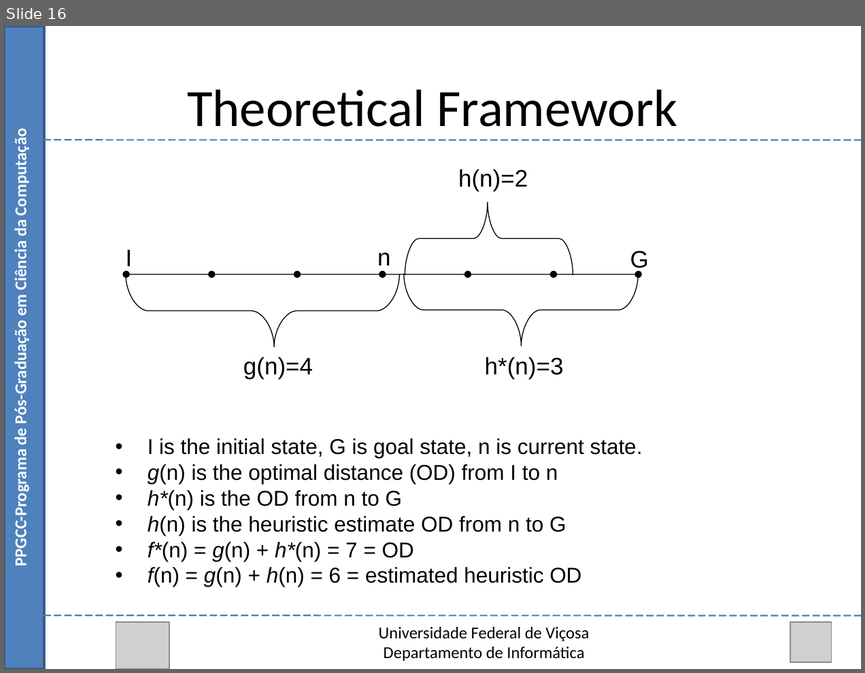
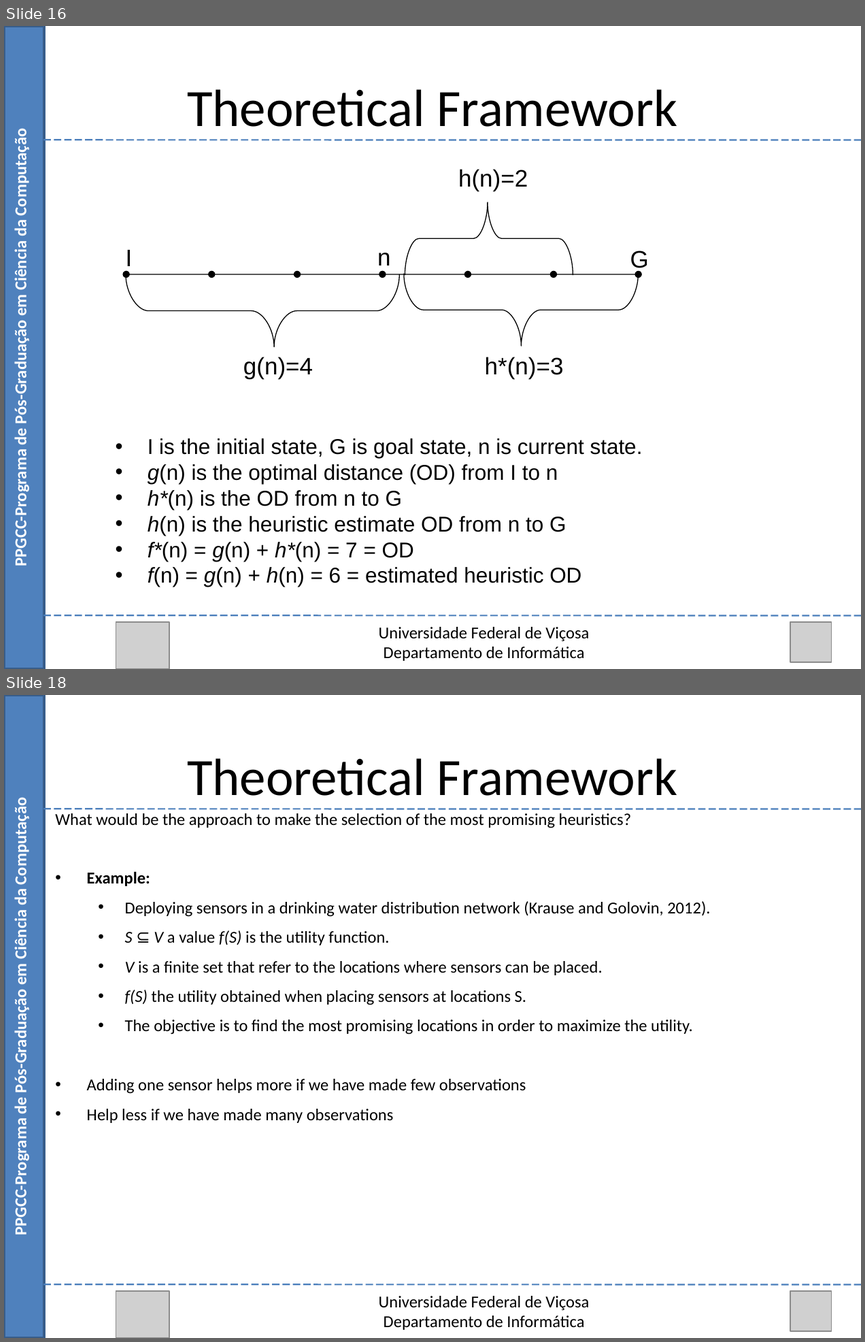
Before and after one commit to Marvinsky/research-marvin, a slide deck: latex/odp/selection heuristics.odp. Shown one above the other, each under a label of ours: slide 16 before the commit, slides 16 and 18 after it; the slides between them are not shown. The pictures are 865x673 and 865x1342 pixels, drawn with LibreOffice and Linux fonts; fonts in the diff are those of the drawing; grey boxes stand for pictures. Boxes give left, top, right and bottom in pixels: in the first picture for what was removed or moved away, otherwise in the second. Text is boxed around its words. In the diff, an @@ line names an element or a change of style, - is before the commit and + after.

Commit message:
20/08/15 update selection heuristics

```diff
--- a/latex/odp/selection heuristics.odp
+++ b/latex/odp/selection heuristics.odp
@@ slide 18 added at (4,695,861,1338), background #FFFFFF @@
@@ rectangle added at (4,695,44,1338), fill #4F81BD, outline #385D8A 2.01 pt @@
@@ text added at (187,758,677,796), 44 pt, text #000000 @@
+Theoretical Framework
@@ text added at (11,807,31,1232), 14 pt, text #FFFFFF, bold @@
+PPGCC-Programa de Pós-Graduação em Ciência da Computação
@@ line added from (44, 809) to (861, 809), #4A7EBB 1.25 pt @@
@@ text added at (55,813,710,1123), 14 pt, text #000000 @@
+What would be the approach to make the selection of the most promising heuristics?
+• Example:
+  • Deploying sensors in a drinking water distribution network (Krause and Golovin, 2012).
+  • S ⊆ V a value f(S) is the utility function.
+  • V is a finite set that refer to the locations where sensors can be placed.
+  • f(S) the utility obtained when placing sensors at locations S.
+  • The objective is to find the most promising locations in order to maximize the utility.
+• Adding one sensor helps more if we have made few observations
+• Help less if we have made many observations
@@ line added from (44, 1285) to (861, 1285), #4A7EBB 1.25 pt @@
@@ picture added at (116,1291,169,1338) @@
@@ text added at (379,1295,589,1329), 14 pt, text #000000 @@
+Universidade Federal de Viçosa
+Departamento de Informática
@@ picture added at (789,1291,831,1331) @@
```
Also in this commit, not shown: 9 slides changed, 5 other slides added.
